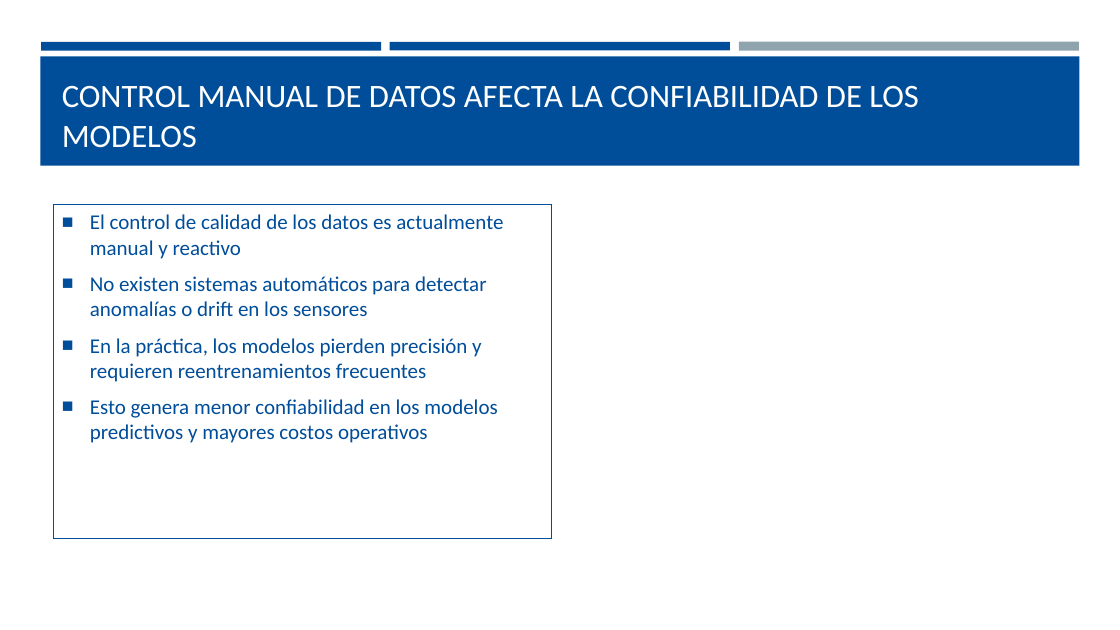
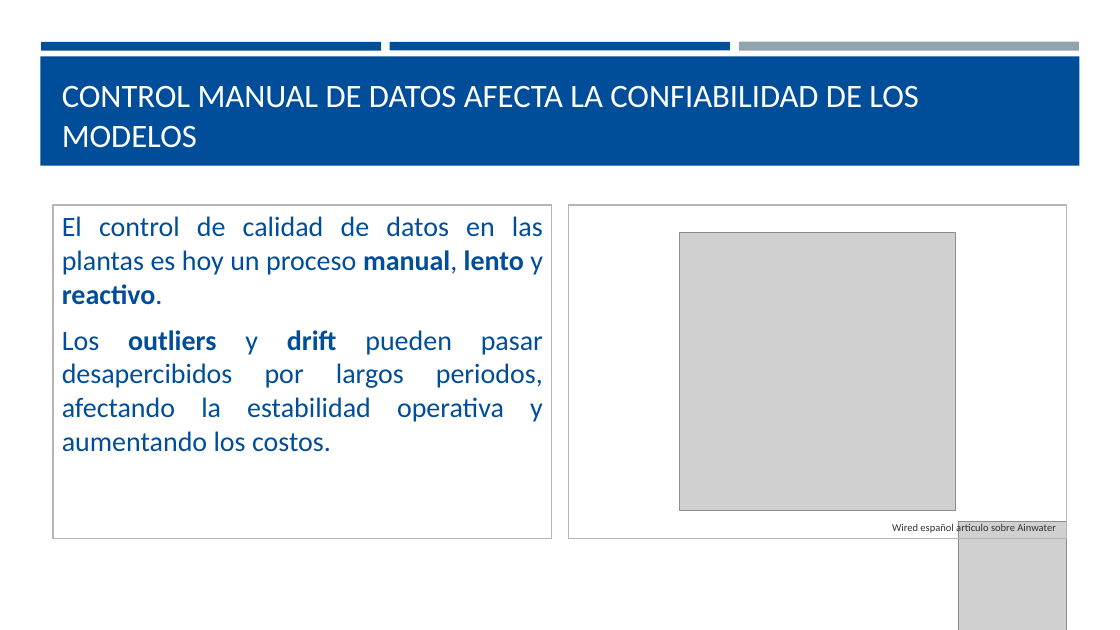
Before and after one commit to fchiapped/Proyecto-Grado, a slide deck: slide 4 of Entregas/UC/New Presentation.pptx. Drawn at 1120x630 pixels with LibreOffice and Linux fonts; fonts in the diff are those of the drawing; grey boxes stand for pictures. Boxes give left, top, right and bottom in pixels: in the first picture for what was removed or moved away, otherwise in the second. Text is boxed around its words. In the diff, an @@ line names an element or a change of style, - is before the commit and + after.

```diff
--- a/Entregas/UC/New Presentation.pptx
+++ b/Entregas/UC/New Presentation.pptx
@@ text "El control de calidad de ..." at <box>54,205,552,539</box>: outline #004D99 0.75 pt to #B5B5B5 1.5 pt @@
@@ text added at <box>569,205,1067,539</box>, outline #B5B5B5 1.5 pt, 18 pt, text #FFFFFF @@
+.
@@ text at <box>62,216,543,452</box>: text changed; size 18 to 24 pt @@
-■ El control de calidad de los datos es actualmente manual y reactivo
-■ No existen sistemas automáticos para detectar anomalías o drift en los sensores
-■ En la práctica, los modelos pierden precisión y requieren reentrenamientos frecuentes
-■ Esto genera menor confiabilidad en los modelos predictivos y mayores costos operativos
+El control de calidad de datos en las plantas es hoy un proceso manual, lento y reactivo.
+Los outliers y drift pueden pasar desapercibidos por largos periodos, afectando la estabilidad operativa y aumentando los costos.
@@ picture added at <box>680,233,956,510</box> @@
@@ text added at <box>892,523,1056,535</box>, 9 pt, text #333333 @@
+Wired español articulo sobre Ainwater
@@ picture added at <box>959,522,1067,630</box> @@
```
Also in this commit, not shown: 3 other slides changed, 21 slides added, 4 slides removed, 5 other files.
